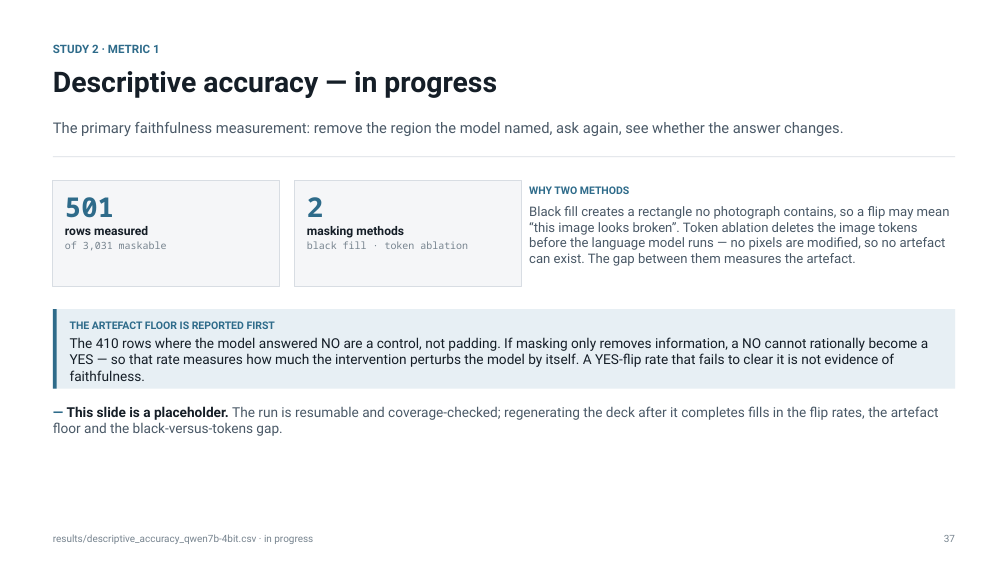
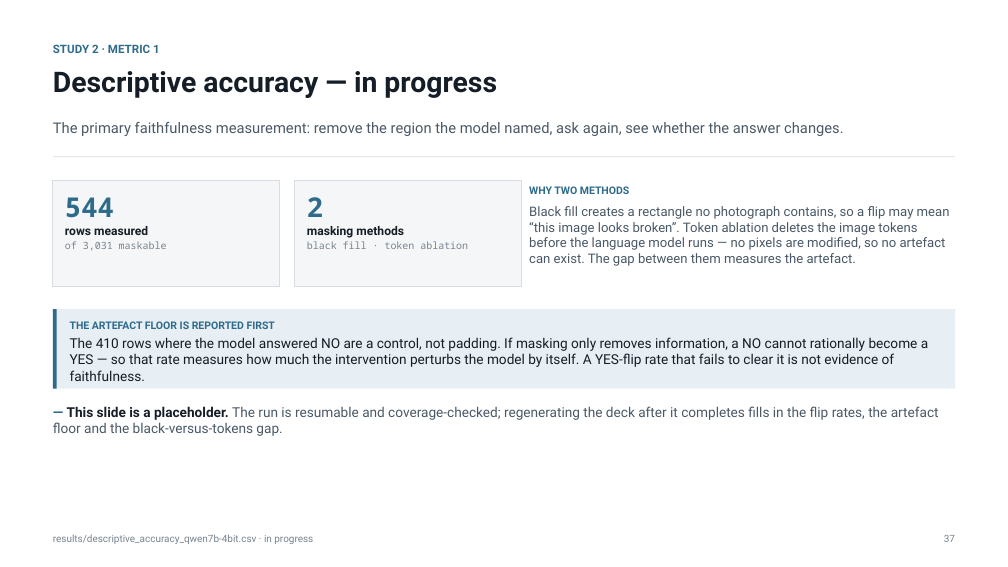
Before and after one commit to kamrul28890/Explainable-AI-for-CM, a slide deck: slide 37 of deck/Construction-VLM-XAI.pptx. Drawn at 1008x567 pixels with LibreOffice and Linux fonts; fonts in the diff are those of the drawing. Boxes give left, top, right and bottom in pixels: in the first picture for what was removed or moved away, otherwise in the second. Text is boxed around its words. In the diff, an @@ line names an element or a change of style, - is before the commit and + after.

```diff
--- a/deck/Construction-VLM-XAI.pptx
+++ b/deck/Construction-VLM-XAI.pptx
@@ text at bbox=[65, 197, 114, 218]: text changed @@
-501
+544
```
Also in this commit, not shown: 1 other slide changed, 1 other file.
